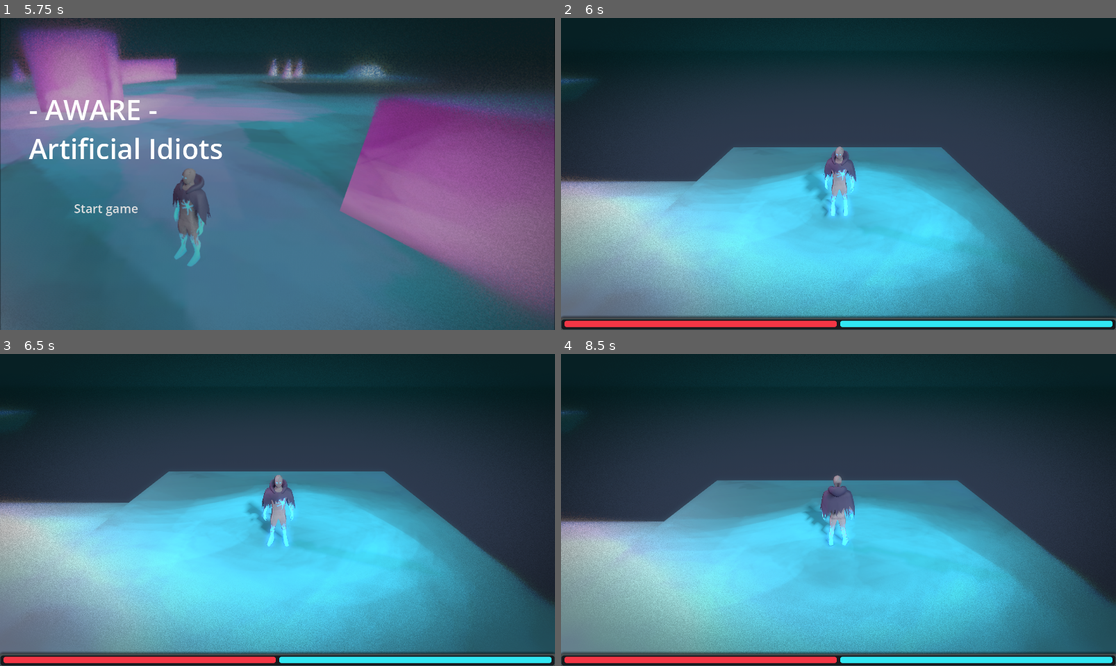
Above: before the commit, frames 1-4 (two rows, left to right).
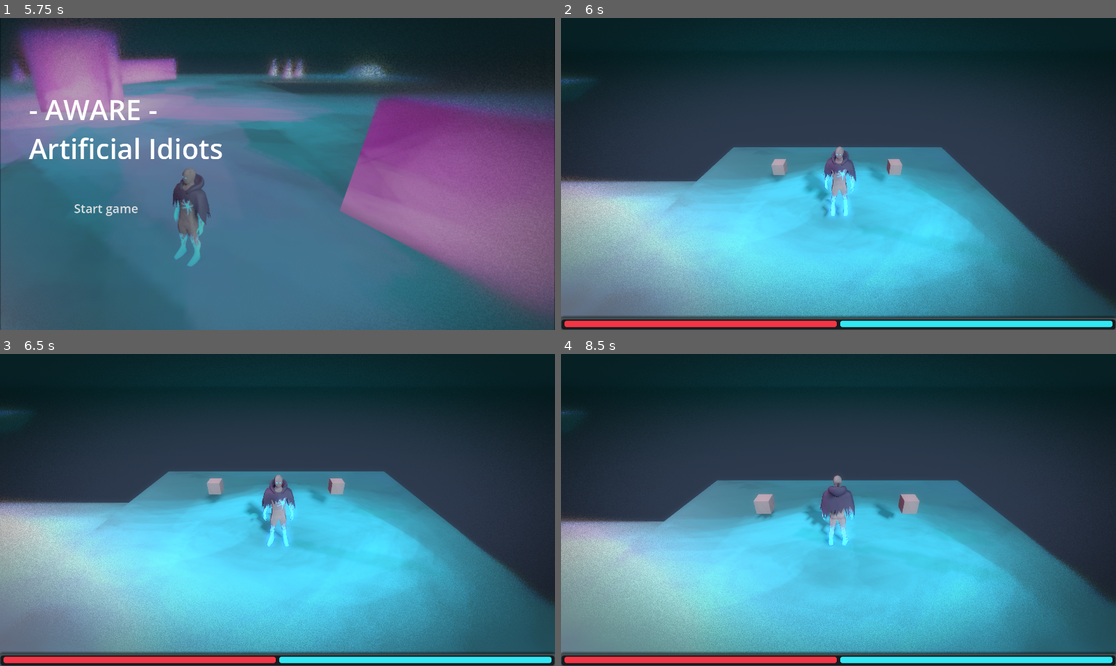
Above: after the commit, the same moments.

Repository: 1p22geo/AWARE_v0
Game: Godot game, scene res://scenes/Boot/Boot.tscn
Same seed, same stepped clock (60 frames per second), same inputs: the game is played once before the commit and once after it.
Inputs (mouse positions are in pixels of both pictures, inside the frame that each line leads up to):
- Up to frame 1 (5.75 s): tap Enter at 0.5, 2, 3.5 s; move the mouse to (399, 158) at 0.52 s; hold D (move_right) 0.53-1.25 s; hold Shift 0.53-1.25 s; click (399, 158) at 0.67 s; tap Space (jump) at 0.77, 1.25, 2.75, 3.77, 4.25 s; drag from (166, 189) to (249, 236) at 1.27 s; move the mouse to (333, 105) at 2.02 s; hold D (move_right) 2.03-2.75 s; tap Ctrl at 2.1 s; drag from (249, 236) to (111, 127) at 2.77 s; move the mouse to (444, 220) at 3.52 s; hold A (move_left) 3.53-4.25 s; tap Alt at 3.6 s; drag from (111, 127) to (194, 96) at 4.27 s; move the mouse to (305, 174) at 5.02 s; hold S (move_backward) from 5.03 s (still down); hold Shift from 5.03 s (still down); click (305, 174) at 5.17 s
- Up to frame 2 (6 s): release S (move_backward) at 5.75 s; release Shift at 5.75 s; click "Start game" at 5.75 s
- Up to frame 3 (6.5 s): no input
- Up to frame 4 (8.5 s): drag from (755, 432) to (727, 525) at 6.52 s; move the mouse to (960, 494) at 7.27 s; hold W (move_forward) 7.28-8 s; tap Ctrl at 7.35 s; tap Space (jump) at 7.52 s; drag from (727, 525) to (810, 572) at 8.02 s

Frame 1 is identical in both runs. In frame 2, 0.4% of the frame differs, in the area x 37-62%, y 45-53%; in frame 3, 0.4%; in frame 4, 0.6%, in the area x 34-65%, y 44-60%.

Commit message:
feat: Add ComponentGivers to the world

Diff:
--- a/scenes/levels/world.tscn
+++ b/scenes/levels/world.tscn
@@ -7,6 +7,9 @@
 [ext_resource type="Shader" uid="uid://td1hesrm8th3" path="res://scenes/levels/glitch.gdshader" id="4_glitch"]
 [ext_resource type="AudioStream" uid="uid://dp1dfd03v8ate" path="res://assets/AUDIO/environment_ambient/noise.wav" id="6_gy5pc"]
 [ext_resource type="AudioStream" uid="uid://bbwapttb2qskg" path="res://assets/AUDIO/backgroundmusic/test.wav" id="7_0lift"]
+[ext_resource type="PackedScene" uid="uid://b5w7p2v2qj3f" path="res://scenes/components/ComponentGiver.tscn" id="9_comp_giver"]
+[ext_resource type="Resource" uid="uid://cyk2m8v3j6x7n" path="res://scenes/components/synergy_attack_health.tres" id="5_syn"]
+[ext_resource type="Resource" uid="uid://b8v3m2p7q5n1r" path="res://scenes/components/synergy_armor_regen.tres" id="7_syn"]
 
 [sub_resource type="ShaderMaterial" id="ShaderMaterial_glitch"]
 shader = ExtResource("4_glitch")
@@ -85,6 +88,14 @@
 [node name="Player" parent="." groups=["Player"] instance=ExtResource("1_lfyvx")]
 transform = Transform3D(1, 0, 0, 0, 1, 0, 0, 0, 1, 0, 3, 0)
 
+[node name="ComponentGiver1" parent="." instance=ExtResource("9_comp_giver")]
+transform = Transform3D(1, 0, 0, 0, 1, 0, 0, 0, 1, -5, 2, -5)
+component_resource = ExtResource("5_syn")
+
+[node name="ComponentGiver2" parent="." instance=ExtResource("9_comp_giver")]
+transform = Transform3D(1, 0, 0, 0, 1, 0, 0, 0, 1, 5, 2, -5)
+component_resource = ExtResource("7_syn")
+
 [node name="DirectionalLight3D" type="DirectionalLight3D" parent="."]
 transform = Transform3D(0.7119541, -0.6095604, 0.34865063, 0.3404383, 0.7338541, 0.5878433, -0.6141848, -0.29982346, 0.72998834, 18.774185, 18.491755, 16.765146)
 light_color = Color(0.8953755, 0.87669873, 0.8813775, 1)
